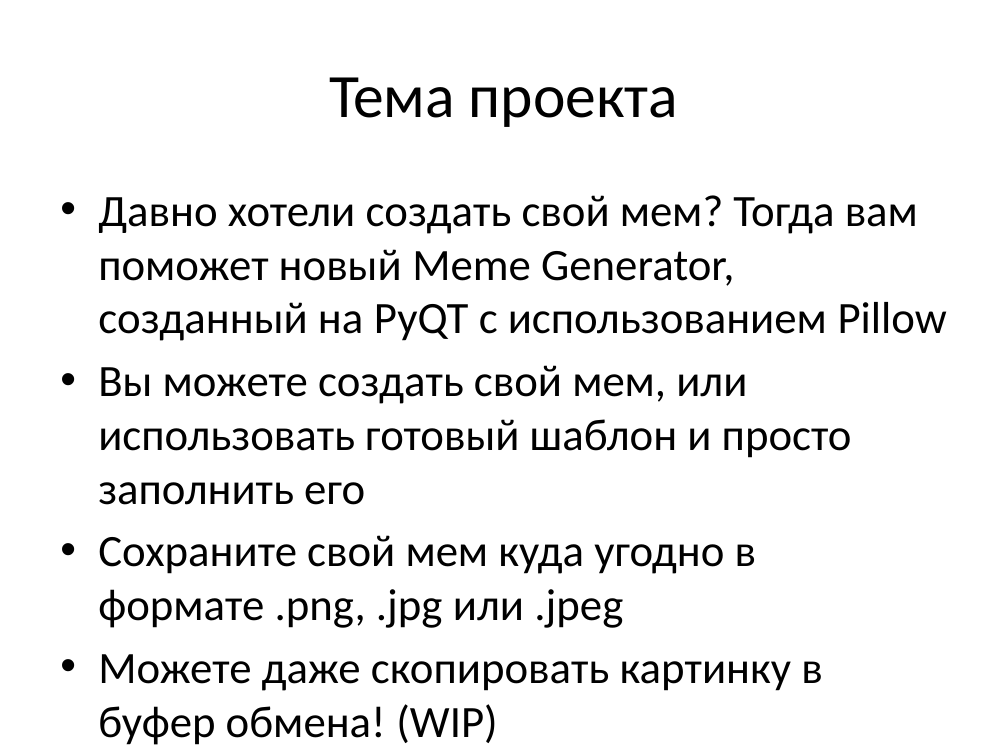
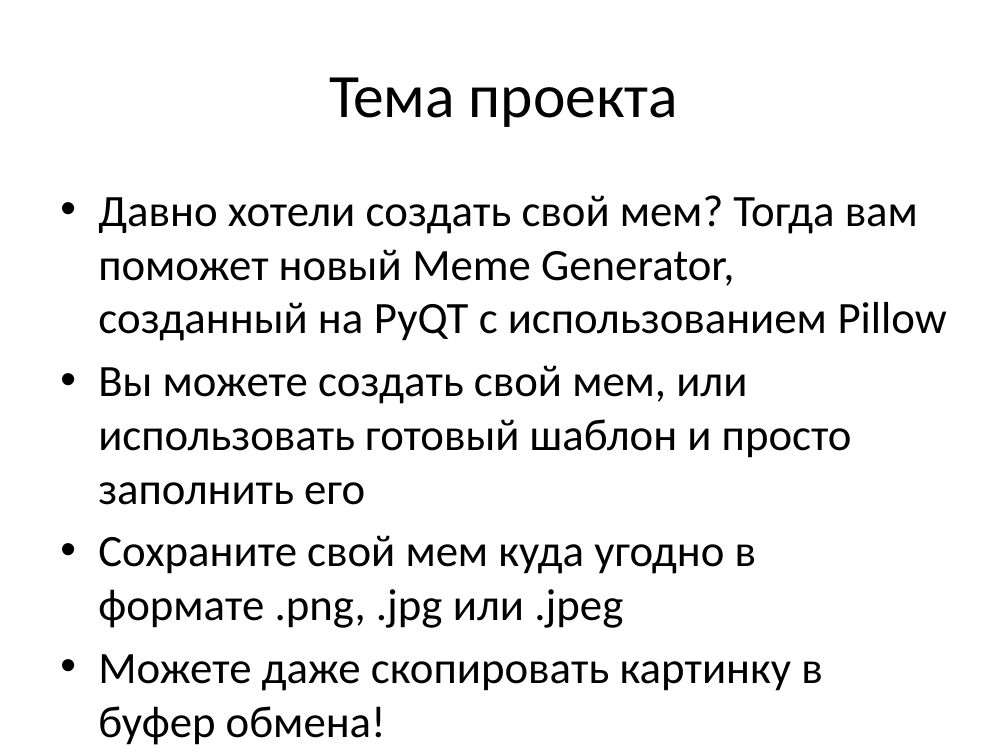
Before and after one commit to nelttjen/PyQT_project, a slide deck: slide 2 of PyQT_present.pptx. Drawn at 1008x756 pixels with LibreOffice and Linux fonts; fonts in the diff are those of the drawing. Boxes give left, top, right and bottom in pixels: in the first picture for what was removed or moved away, otherwise in the second. Text is boxed around its words. In the diff, an @@ line names an element or a change of style, - is before the commit and + after.

```diff
--- a/PyQT_present.pptx
+++ b/PyQT_present.pptx
@@ text at [98,654,822,745]: text changed @@
-• Можете даже скопировать картинку в буфер обмена! (WIP)
+• Можете даже скопировать картинку в буфер обмена!
```
Also in this commit, not shown: 2 other slides changed, 7 slides added, 5 other files.
